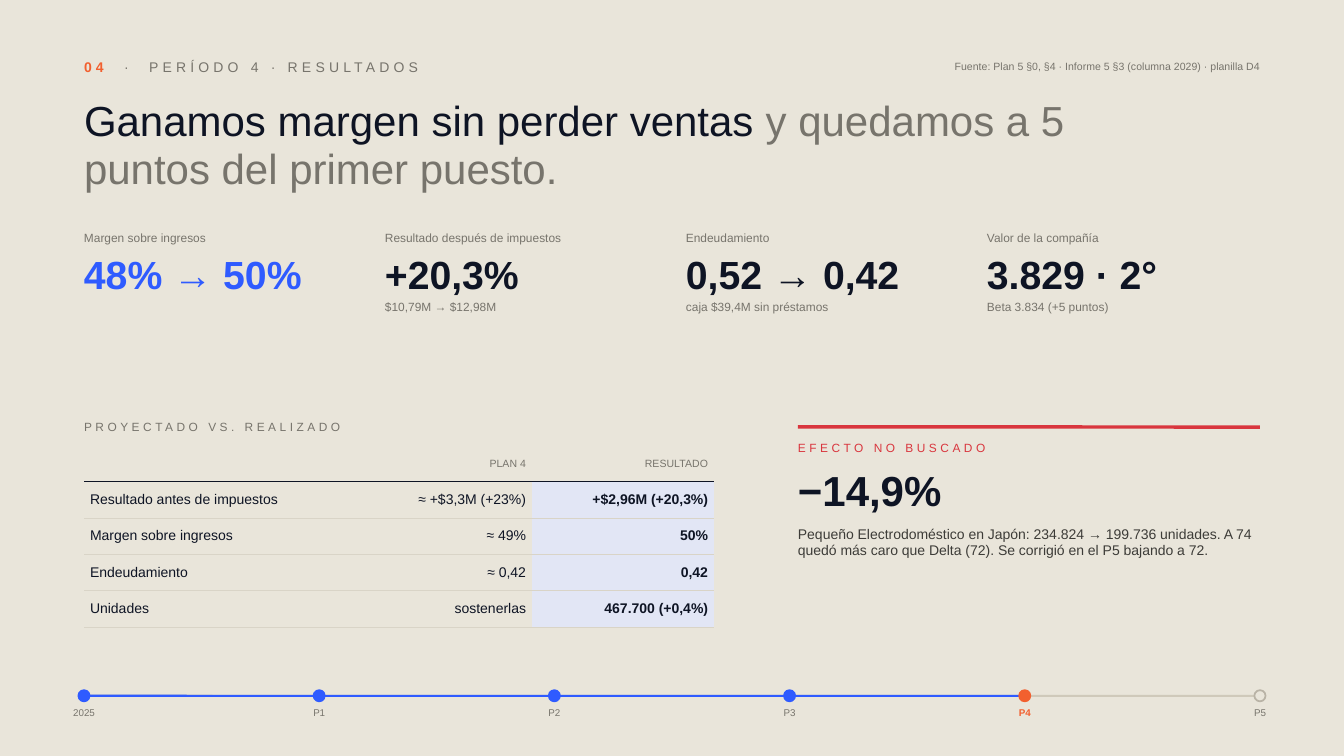
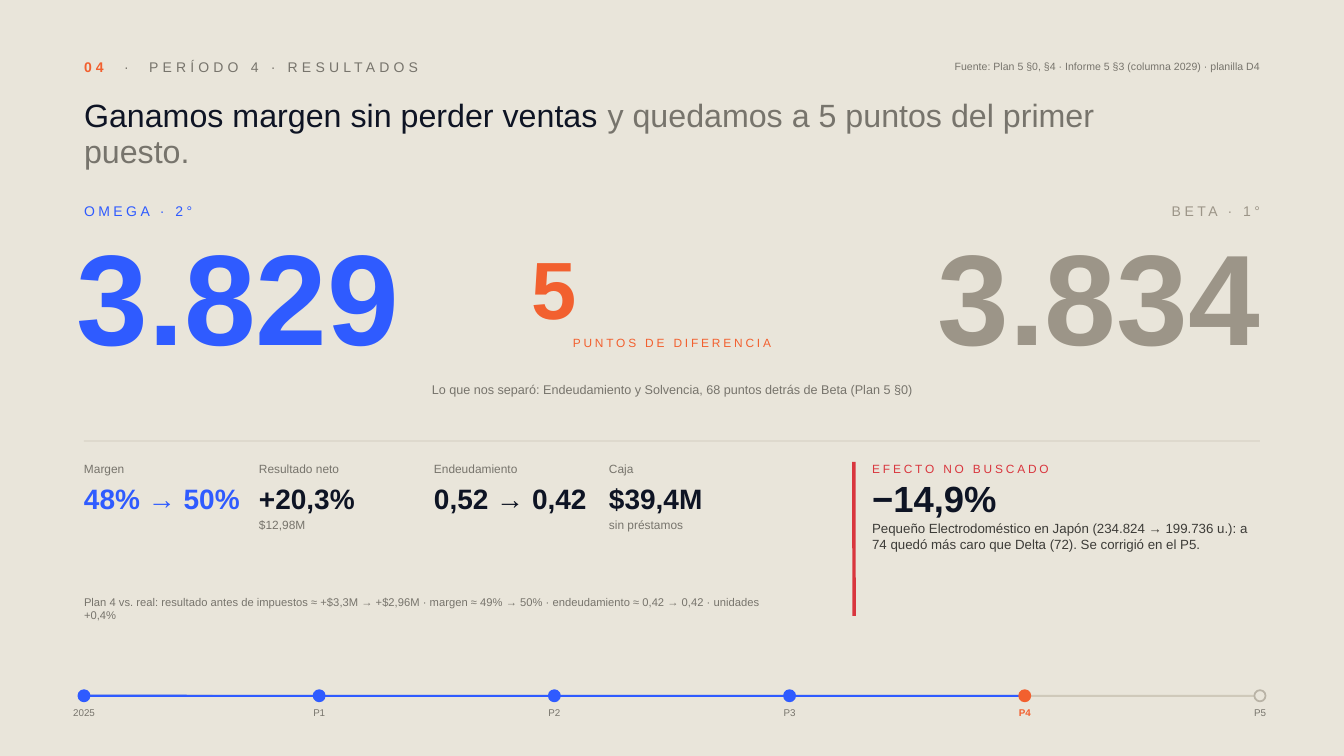
Before and after one commit to bautiwebs-spec/omega, a slide deck: slide 12 of entregables/OMEGA_Cinco_decisiones.pptx. Drawn at 1344x756 pixels with LibreOffice and Linux fonts; fonts in the diff are those of the drawing. Boxes give left, top, right and bottom in pixels: in the first picture for what was removed or moved away, otherwise in the second. Text is boxed around its words. In the diff, an @@ line names an element or a change of style, - is before the commit and + after.

```diff
--- a/entregables/OMEGA_Cinco_decisiones.pptx
+++ b/entregables/OMEGA_Cinco_decisiones.pptx
@@ text "Ganamos margen sin perder ventas ..." at <box>84,103,1094,170</box>: size 30 to 23 pt @@
@@ text added at <box>84,206,192,216</box>, 10 pt, text #2F5BFF @@
+OMEGA · 2°
@@ text added at <box>1243,206,1251,216</box>, 10 pt, text #9C9588 @@
+BETA · 1°
@@ text removed at <box>84,233,206,245</box> @@
-Margen sobre ingresos
@@ text removed at <box>385,233,561,245</box> @@
-Resultado después de impuestos
@@ text removed at <box>987,233,1098,244</box> @@
-Valor de la compañía
@@ text at <box>77,255,399,347</box>: text changed; size 28 to 92 pt; text colour #0E1424 to #2F5BFF @@
-3.829 · 2°
+3.829
@@ text added at <box>532,263,771,347</box>, 8.5 pt, text #F2602F @@
+5
+PUNTOS DE DIFERENCIA
@@ text at <box>938,255,1260,346</box>: text changed; size 8.5 to 92 pt; text colour #77746C to #9C9588; bold on @@
-Beta 3.834 (+5 puntos)
+3.834
@@ text removed at <box>686,302,829,313</box> @@
-caja $39,4M sin préstamos
@@ text added at <box>432,385,912,397</box>, 9 pt, text #77746C @@
+Lo que nos separó: Endeudamiento y Solvencia, 68 puntos detrás de Beta (Plan 5 §0)
@@ text removed at <box>84,420,714,436</box> @@
-PROYECTADO VS. REALIZADO
@@ table removed at <box>84,446,715,620</box>, 5 rows, 3 columns @@
- | PLAN 4 | RESULTADO
-Resultado antes de impuestos | ≈ +$3,3M (+23%) | +$2,96M (+20,3%)
-Margen sobre ingresos | ≈ 49% | 50%
-Endeudamiento | ≈ 0,42 | 0,42
-Unidades | sostenerlas | 467.700 (+0,4%)
@@ line added from (84, 442) to (1260, 442), #D9D4C7 1 pt @@
@@ text removed at <box>798,443,985,452</box> @@
-EFECTO NO BUSCADO
@@ line removed from (799, 427) to (1260, 427) @@
@@ text added at <box>84,465,124,476</box>, 8.5 pt, text #77746C @@
+Margen
@@ text added at <box>259,464,339,473</box>, 8.5 pt, text #77746C @@
+Resultado neto
@@ text "Endeudamiento": place and size @@
-text "Endeudamiento" at <box>686,233,769,242</box>
+text "Endeudamiento" at <box>434,464,517,473</box>
@@ text added at <box>609,464,633,476</box>, 8.5 pt, text #77746C @@
+Caja
@@ text removed at <box>798,476,941,513</box> @@
-−14,9%
@@ line added from (854, 462) to (854, 616), #D9363E 2.5 pt @@
@@ text at <box>872,464,1247,552</box>: text changed; size 10 to 9.5 pt @@
-Pequeño Electrodoméstico en Japón: 234.824 → 199.736 unidades. A 74 quedó más caro que Delta (72). Se corrigió en el P5 bajando a 72.
+EFECTO NO BUSCADO
+−14,9%
+Pequeño Electrodoméstico en Japón (234.824 → 199.736 u.): a 74 quedó más caro que Delta (72). Se corrigió en el P5.
@@ text "48% → 50%": place and size @@
-text "48% → 50%" at <box>84,261,301,290</box>
+text "48% → 50%" at <box>84,489,240,510</box>
@@ text "+20,3%": place and size @@
-text "+20,3%" at <box>385,261,519,295</box>
+text "+20,3%" at <box>259,489,355,514</box>
@@ size 28 to 20 pt in 3 elements at <box>84,489,240,510</box>, <box>259,489,355,514</box>, <box>434,489,587,514</box> @@
@@ text "0,52 → 0,42": place and size @@
-text "0,52 → 0,42" at <box>686,261,899,295</box>
+text "0,52 → 0,42" at <box>434,489,587,514</box>
@@ text added at <box>609,488,702,514</box>, 20 pt, text #0E1424, bold @@
+$39,4M
@@ text at <box>259,520,305,530</box>: text changed @@
-$10,79M → $12,98M
+$12,98M
@@ text added at <box>609,520,683,532</box>, 8.5 pt, text #77746C @@
+sin préstamos
@@ text added at <box>84,598,760,620</box>, 8 pt, text #77746C @@
+Plan 4 vs. real: resultado antes de impuestos ≈ +$3,3M → +$2,96M · margen ≈ 49% → 50% · endeudamiento ≈ 0,42 → 0,42 · unidades +0,4%
```
Also in this commit, not shown: 12 other slides changed, 12 other files.
